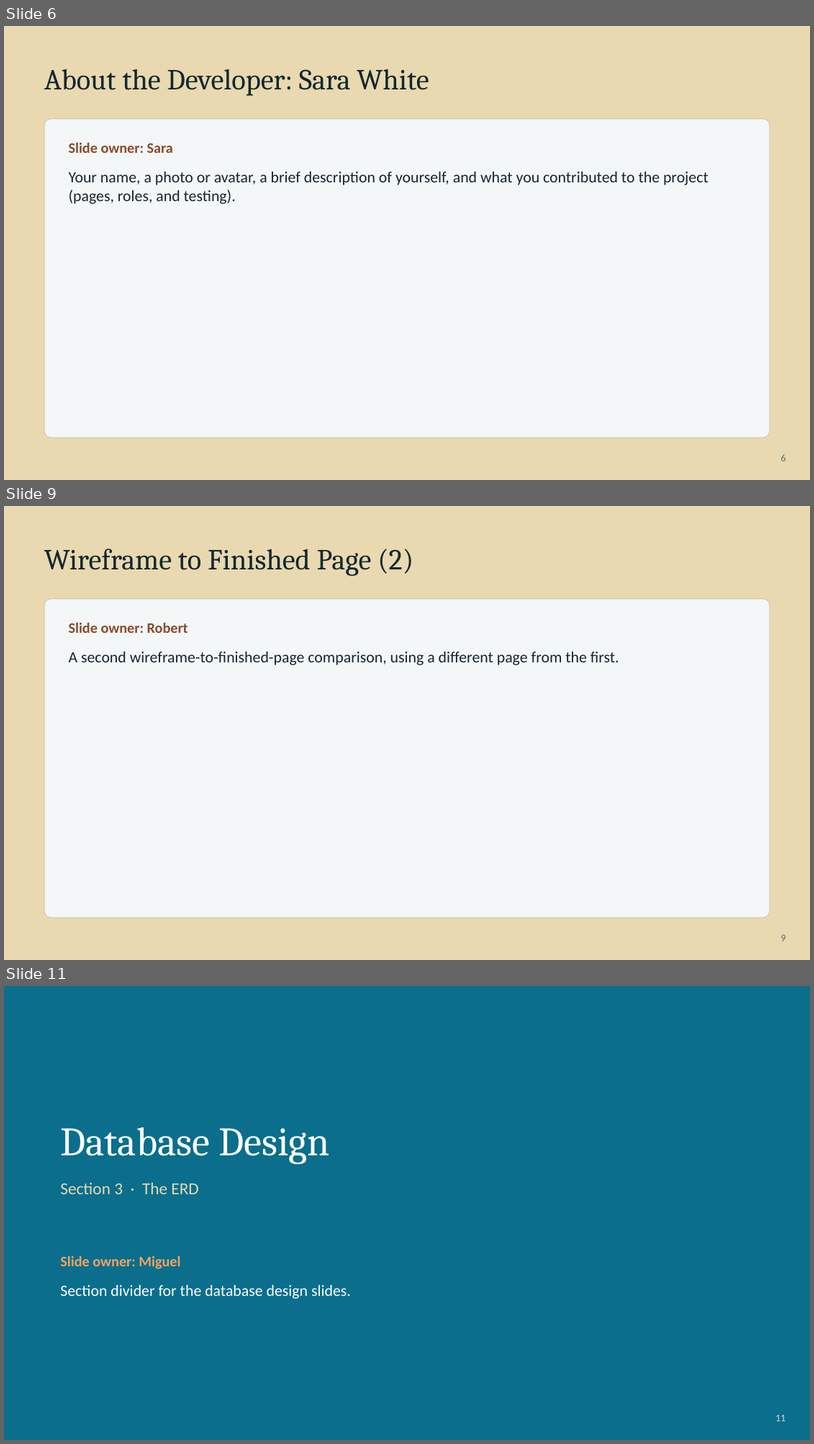
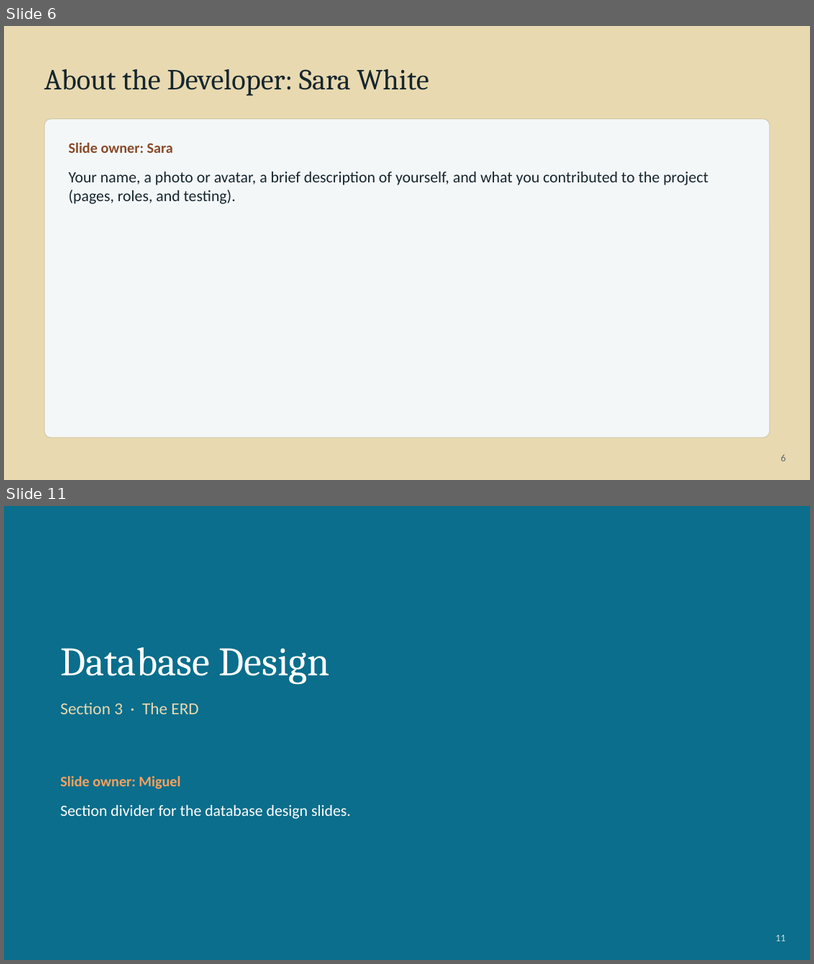
Before and after one commit to BobbyJoeCool/csd460-blueteam, a slide deck: Class_Information/Module-10/Presentation/QA-Presentation-Breutzmann.pptx. Shown one above the other, each under a label of ours: slides 6, 9 and 11 before the commit, slides 6 and 11 after it; the slides between them are not shown. The pictures are 814x1444 and 814x964 pixels, drawn with LibreOffice and Linux fonts; fonts in the diff are those of the drawing. Boxes give left, top, right and bottom in pixels: in the first picture for what was removed or moved away, otherwise in the second. Text is boxed around its words. In the diff, an @@ line names an element or a change of style, - is before the commit and + after.

Commit message:
Various Fixes | Robert’s part of the presentation

```diff
--- a/Class_Information/Module-10/Presentation/QA-Presentation-Breutzmann.pptx
+++ b/Class_Information/Module-10/Presentation/QA-Presentation-Breutzmann.pptx
@@ slide 9 removed at <box>4,506,810,960</box>, background #E8D9B0 @@
@@ text removed at <box>44,548,414,576</box> @@
-Wireframe to Finished Page (2)
@@ rounded rectangle removed at <box>44,599,770,917</box> @@
@@ text removed at <box>69,622,620,665</box> @@
-Slide owner: Robert
-A second wireframe-to-finished-page comparison, using a different page from the first.
@@ text removed at <box>781,934,786,941</box> @@
-9
```
Also in this commit, not shown: 2 slides changed, 4 slides added, 3 other slides removed, 26 other files.
